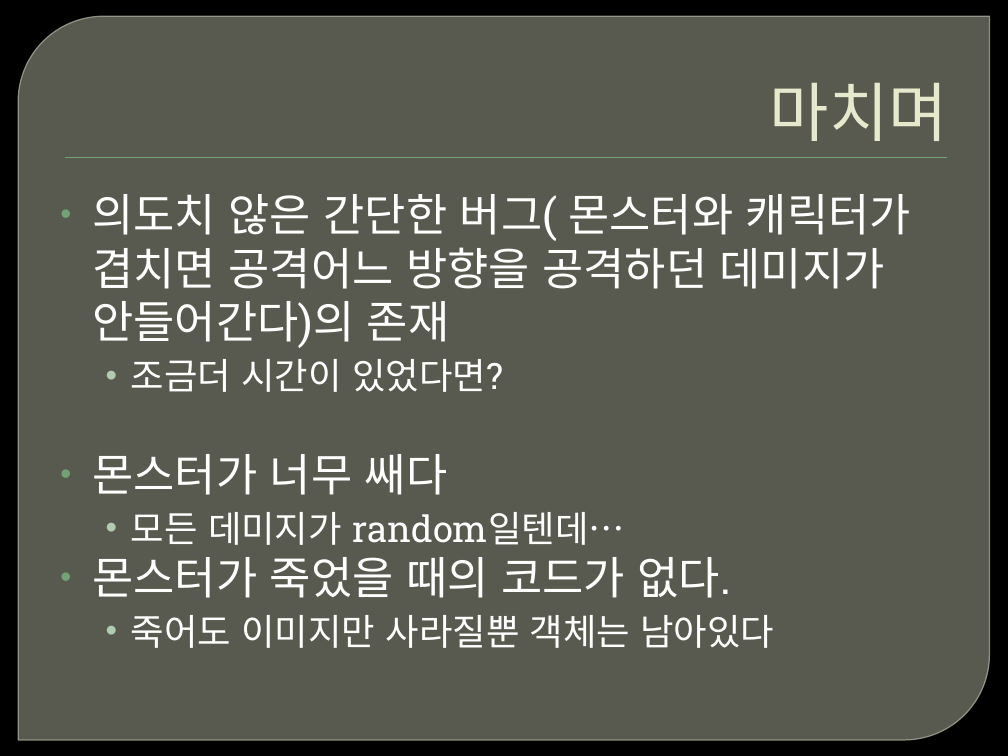
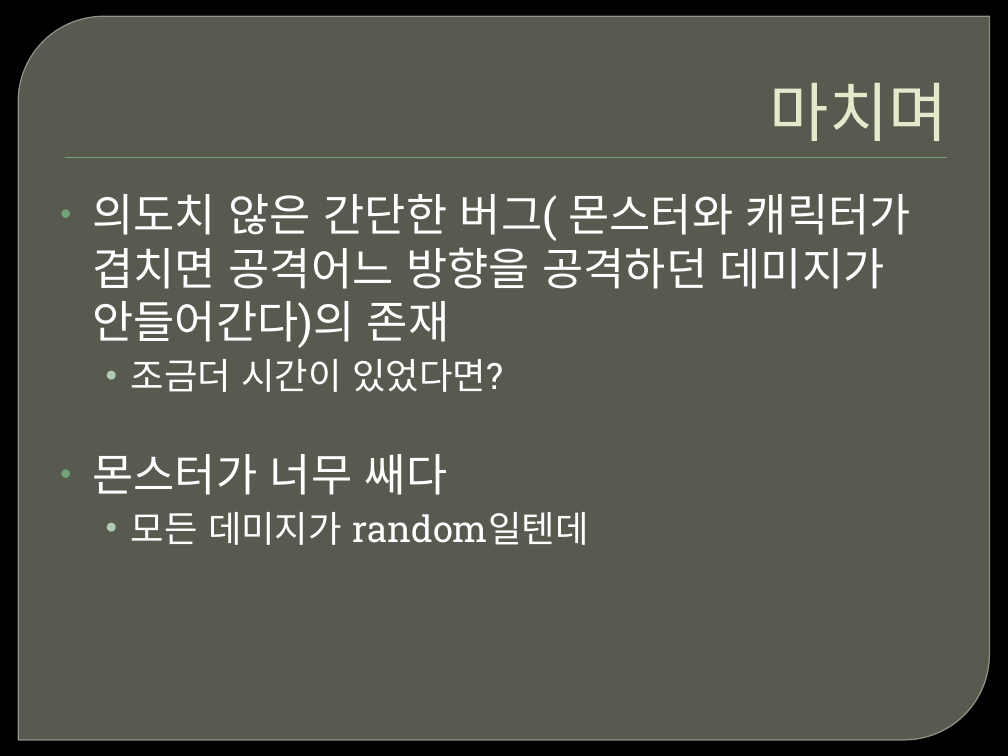
Before and after one commit to GPC-InhaUniv/Assets, a slide deck: slide 29 of kim/Quest/The Quest.pptx. Drawn at 1008x756 pixels with LibreOffice and Linux fonts; fonts in the diff are those of the drawing; background and template pictures are left out. Boxes give left, top, right and bottom in pixels: in the first picture for what was removed or moved away, otherwise in the second. Text is boxed around its words. In the diff, an @@ line names an element or a change of style, - is before the commit and + after.

```diff
--- a/kim/Quest/The Quest.pptx
+++ b/kim/Quest/The Quest.pptx
@@ text at bbox=[131, 512, 589, 545]: text changed @@
-  • 모든 데미지가 random일텐데…
-• 몬스터가 죽었을 때의 코드가 없다.
-  • 죽어도 이미지만 사라질뿐 객체는 남아있다
+  • 모든 데미지가 random일텐데
```
Also in this commit, not shown: 15 other files.
